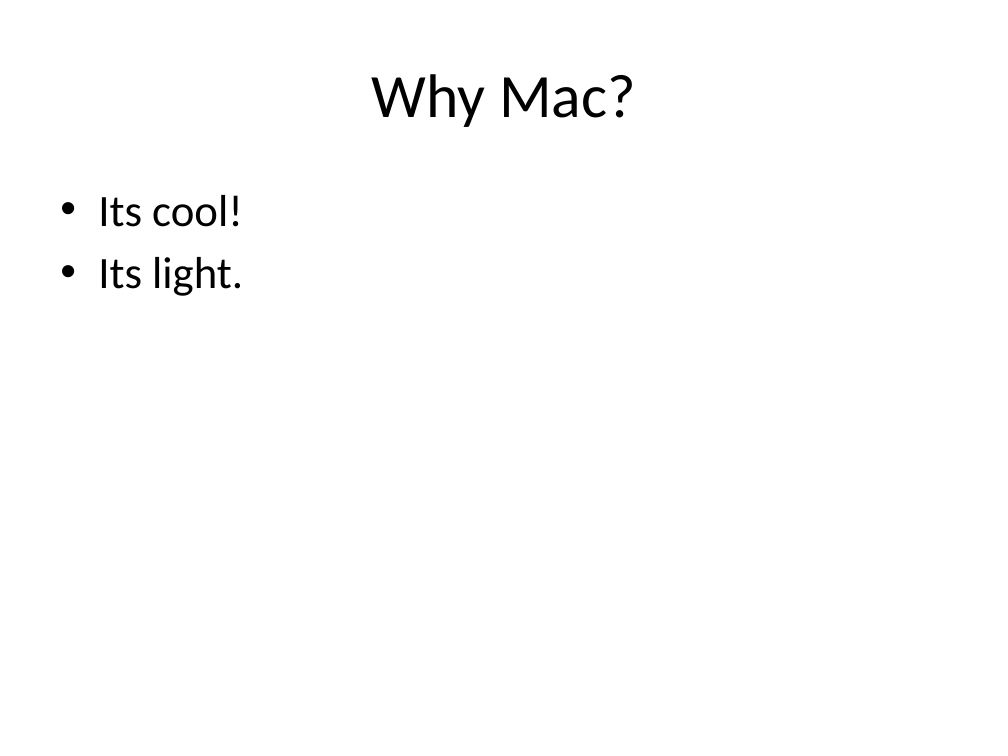
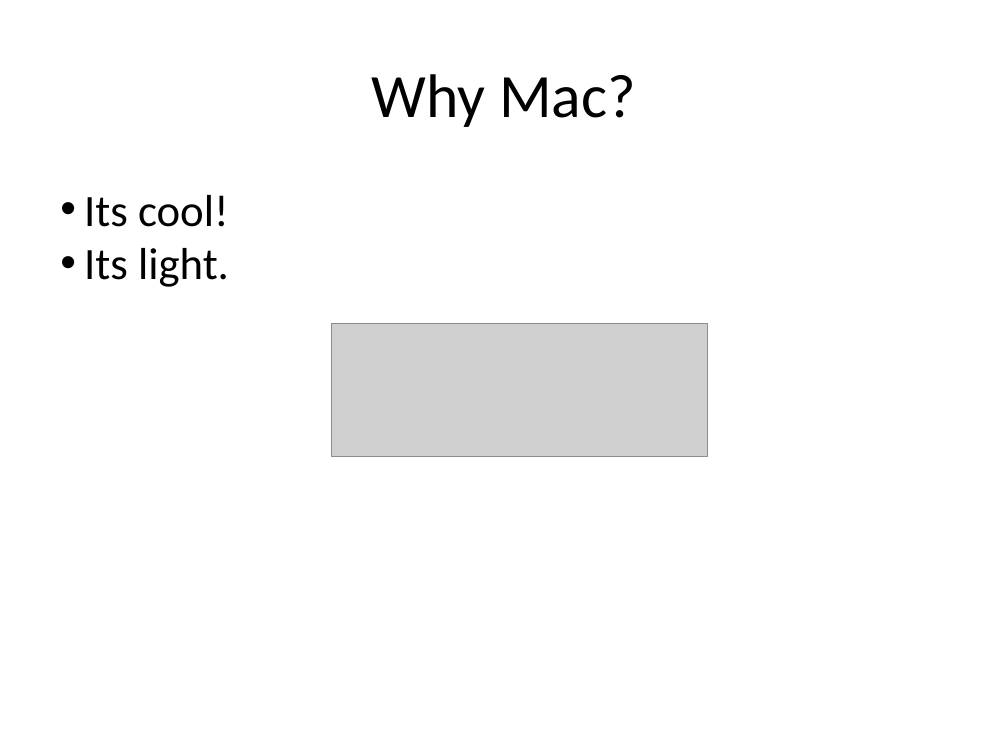
Before and after one commit to pythonicrubyist/powerpoint, a slide deck: slide 2 of sample.pptx. Drawn at 1008x756 pixels with LibreOffice and Linux fonts; fonts in the diff are those of the drawing; grey boxes stand for pictures. Boxes give left, top, right and bottom in pixels: in the first picture for what was removed or moved away, otherwise in the second. Text is boxed around its words. In the diff, an @@ line names an element or a change of style, - is before the commit and + after.

```diff
--- a/sample.pptx
+++ b/sample.pptx
@@ text "Its cool!" at (84,195,229,287): indent changed; less space between paragraphs @@
@@ picture added at (332,324,709,457) @@
```
Also in this commit, not shown: 2 other slides changed, 42 other files.
